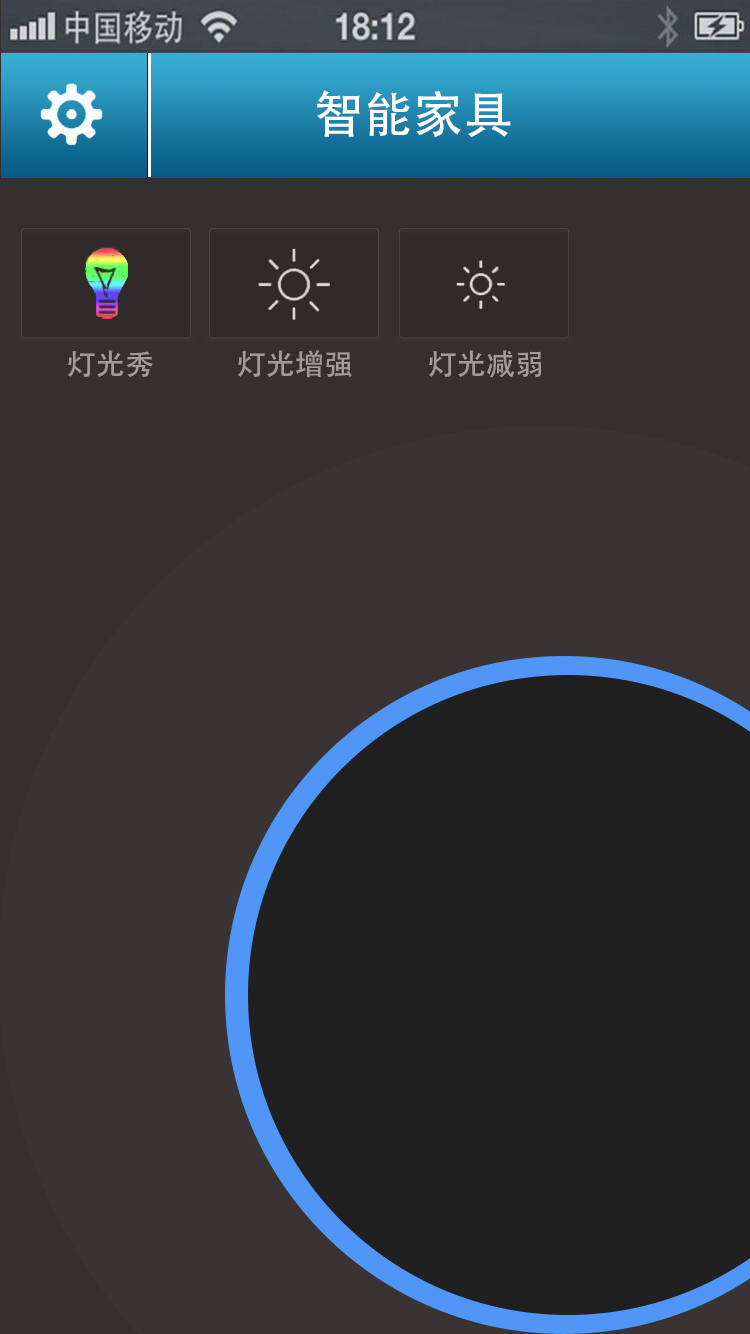
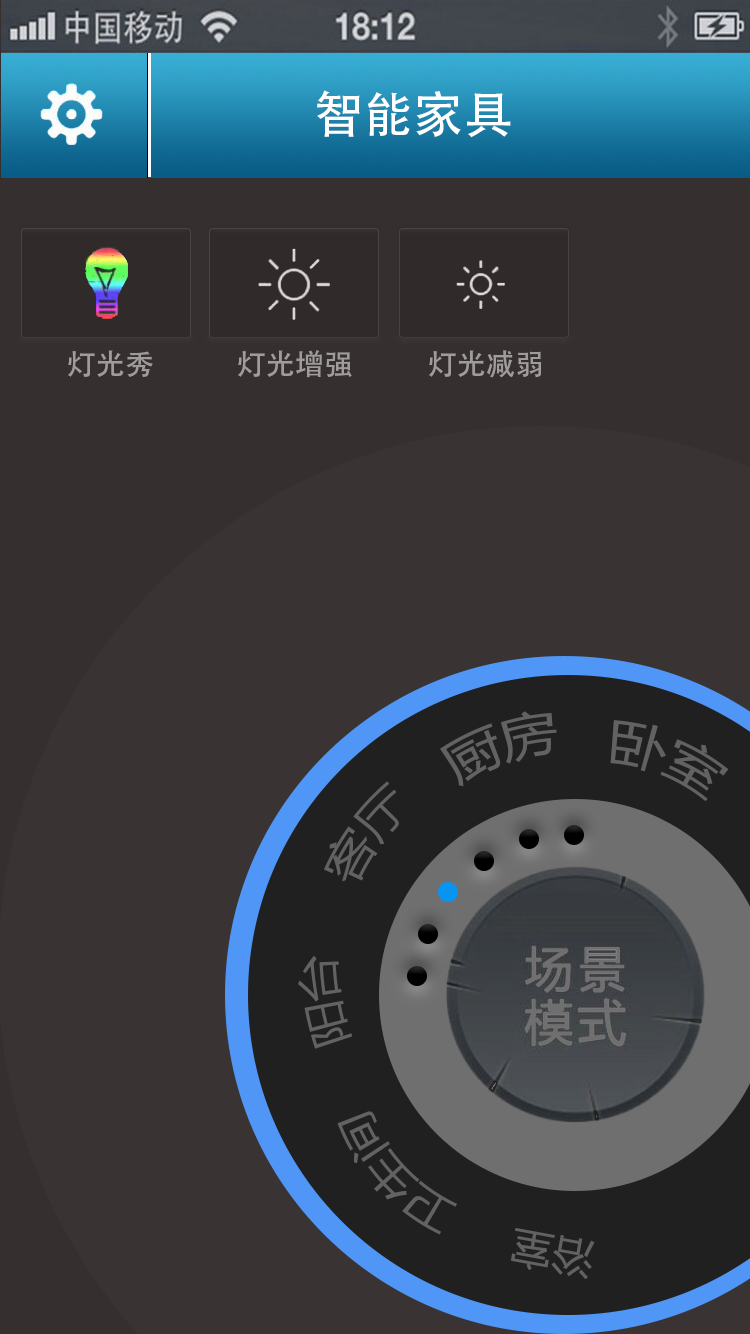
Layers edited between the first and the second 750×1334 image:
added group "场景模式文字" with 6 layers in group "环形工具栏" over (298, 711, 729, 1279)
added layer "卧室" in group "场景模式文字" over (610, 720, 729, 801)
added layer "厨房" in group "场景模式文字" over (440, 711, 557, 787)
added layer "客厅" in group "场景模式文字" over (324, 781, 399, 882)
added layer "阳台" in group "场景模式文字" over (298, 955, 353, 1049)
added layer "卫生间" in group "场景模式文字" over (337, 1111, 457, 1235)
added layer "浴室" in group "场景模式文字" over (510, 1228, 595, 1279)
added group "小点点" with 6 layers in group "环形工具栏" over (407, 825, 584, 986)
added layer "6" in group "小点点" over (564, 825, 584, 845)
added layer "5" in group "小点点" over (519, 829, 539, 849)
added layer "4" in group "小点点" over (474, 851, 494, 871)
added layer "3" in group "小点点" over (438, 882, 458, 902)
added layer "2" in group "小点点" over (418, 924, 438, 944)
added layer "1" in group "小点点" over (407, 966, 427, 986)
added layer "灰色2" in group "环形工具栏" over (446, 866, 705, 1123)
added layer "灰色1" in group "环形工具栏" over (379, 799, 750, 1191)
